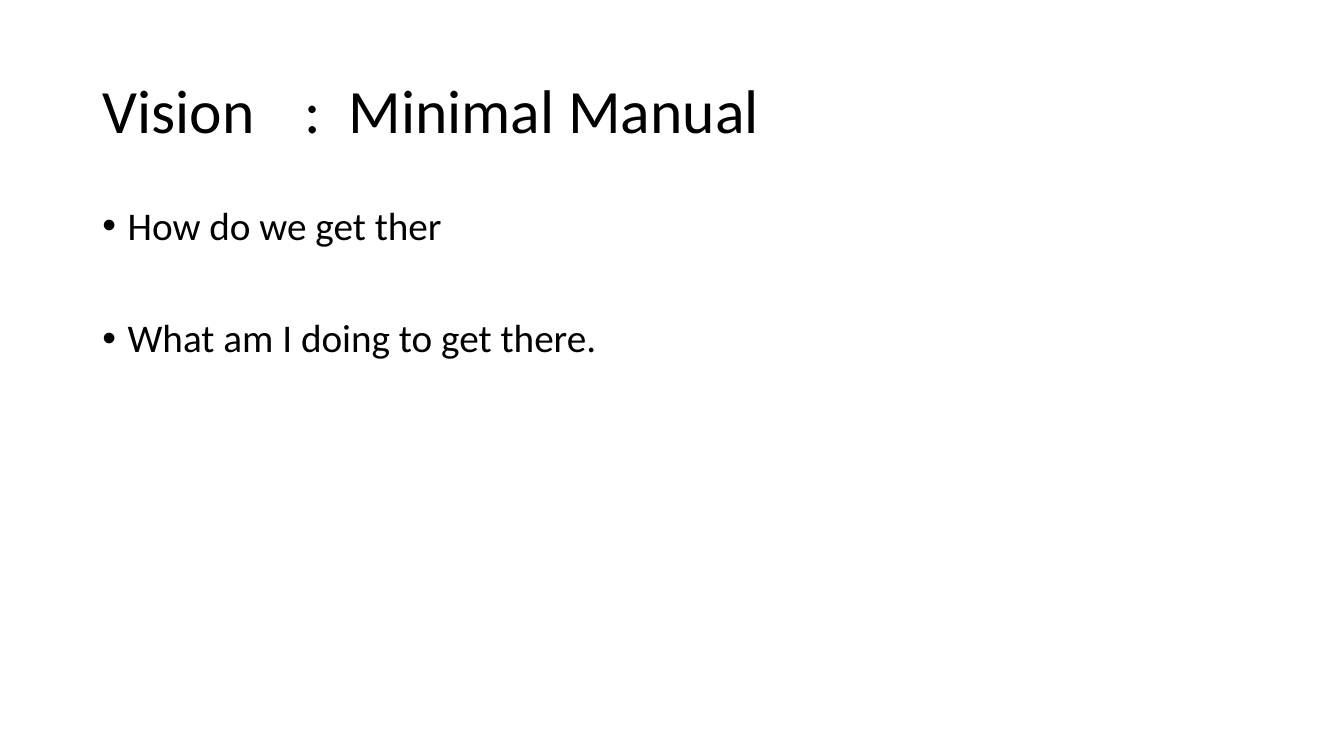
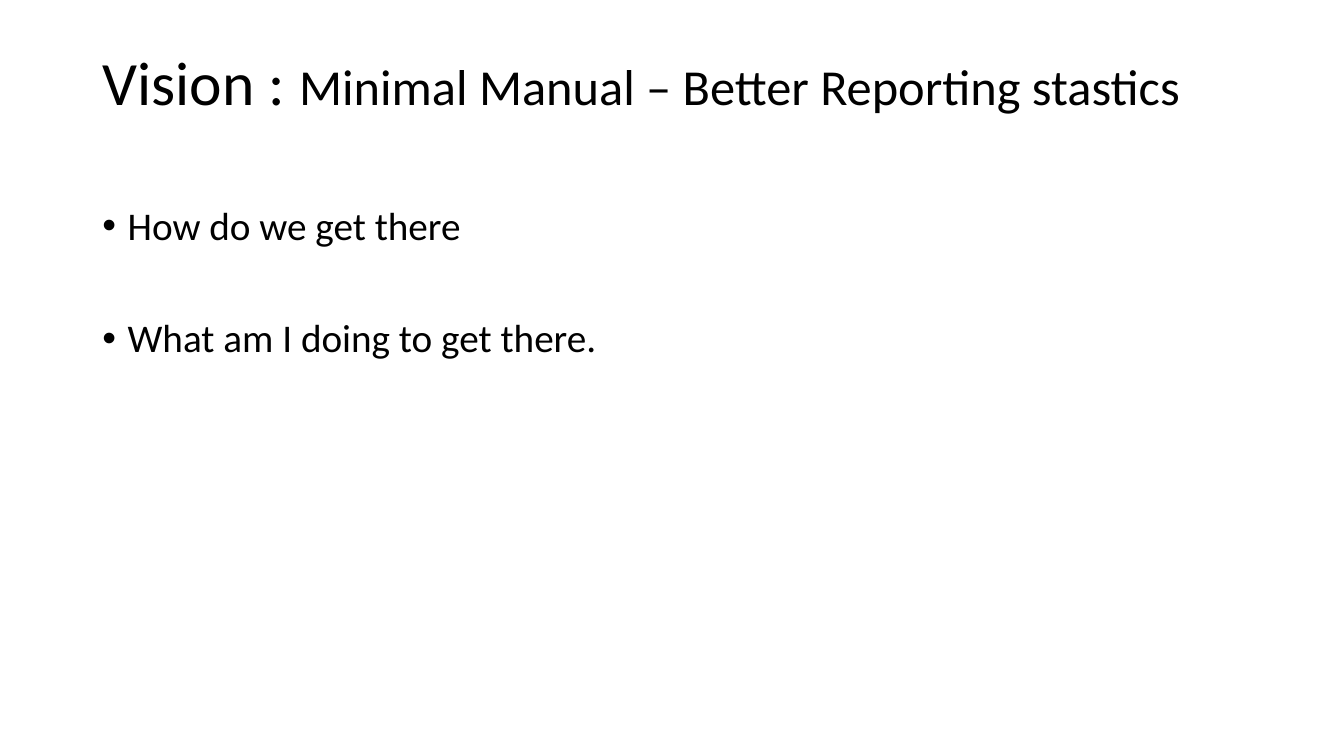
Before and after one commit to raghav9329/mainProf, a slide deck: slide 3 of 2017AutomationStrategy.pptx. Drawn at 1344x756 pixels with LibreOffice and Linux fonts; fonts in the diff are those of the drawing. Boxes give left, top, right and bottom in pixels: in the first picture for what was removed or moved away, otherwise in the second. Text is boxed around its words. In the diff, an @@ line names an element or a change of style, - is before the commit and + after.

```diff
--- a/2017AutomationStrategy.pptx
+++ b/2017AutomationStrategy.pptx
@@ title at [102,62,1180,114]: text changed; size 44 to 36 pt @@
-Vision : Minimal Manual
+Vision : Minimal Manual – Better Reporting stastics
@@ text at [128,212,461,247]: text changed @@
-• How do we get ther
+• How do we get there
```
Also in this commit, not shown: 2 other slides changed.
